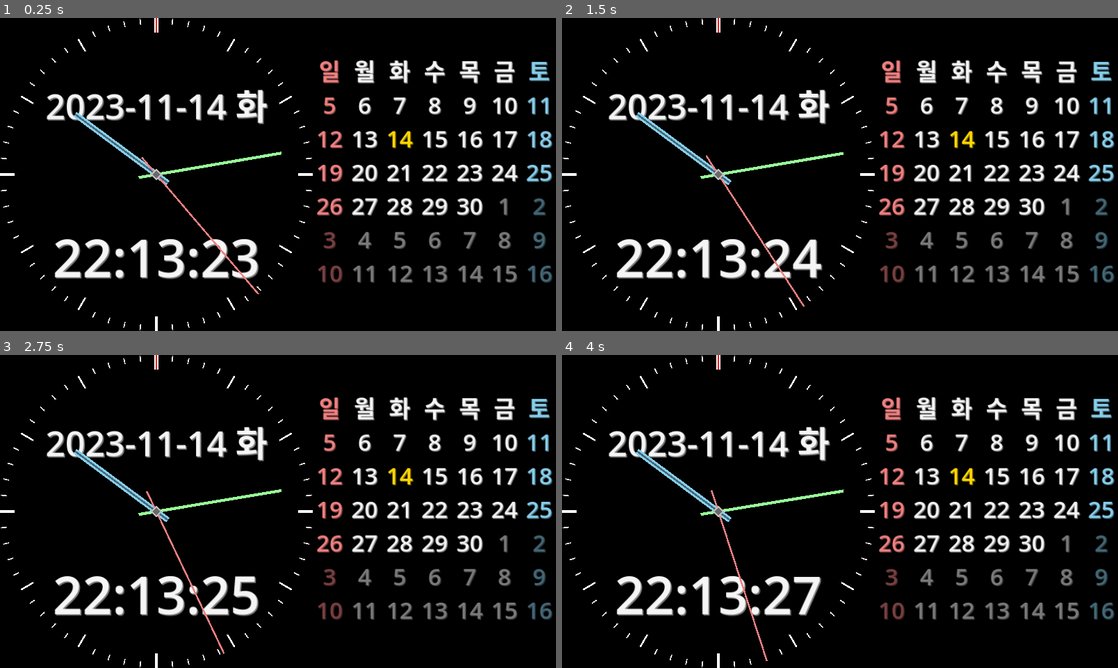
Above: before the commit, frames 1-4 (two rows, left to right).
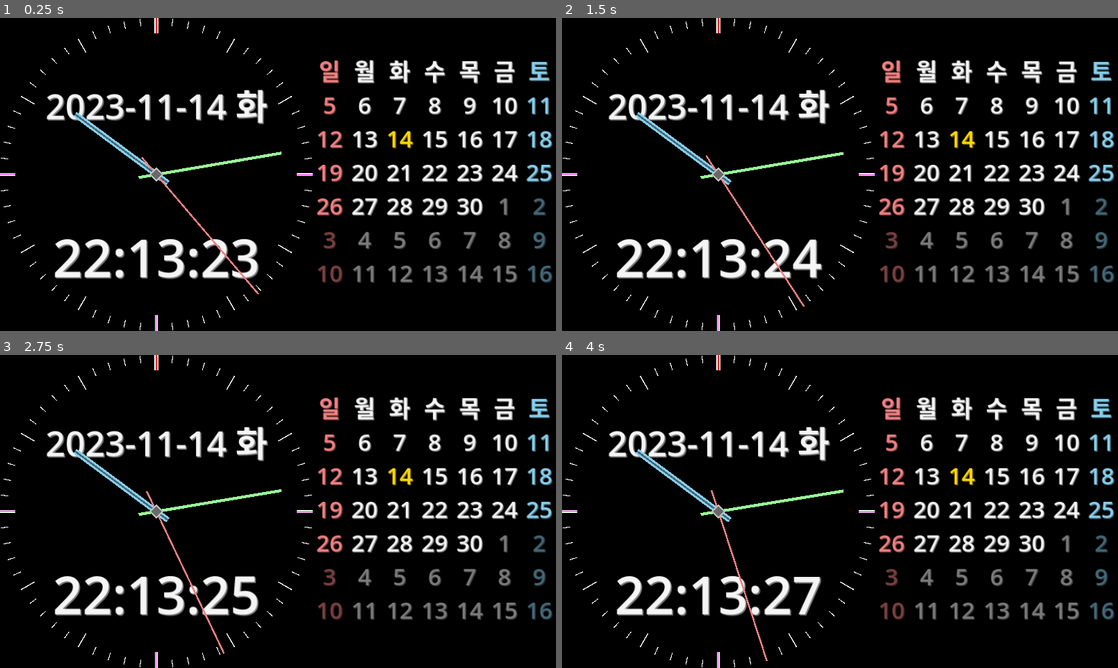
Above: after the commit, the same moments.

Repository: kasworld/gd4analogclockcal
Game: Godot game, scene res://main.tscn
Two runs of this game, one before a commit and one after it. Both use one fixed random seed, a clock stepped at 60 frames per second and the inputs below.
Inputs:
- Up to frame 1 (0.25 s): no input
- Up to frame 2 (1.5 s): no input
- Up to frame 3 (2.75 s): no input
- Up to frame 4 (4 s): no input

The runs differ from the first frame. In frame 1, 0.2% of the frame differs, in the area x 0-57%, y 0-100%; in frame 2, 0.2%; in frame 3, 0.2%; in frame 4, 0.2%.

Commit message:
size rate clock_R

Diff:
--- a/analog_clock.gd
+++ b/analog_clock.gd
@@ -1,12 +1,48 @@
 extends Node2D
+
+#var vp_size :Vector2
+var clock_R : float
+var HourHand :ColorRect
+var HourHand2 :ColorRect
+var MinuteHand :ColorRect
+var SecondHand :ColorRect
+
+# Called when the node enters the scene tree for the first time.
+func _ready() -> void:
+	var vp_size = get_viewport_rect().size
+	clock_R = vp_size.y / 2
+
+	for i in range(0,60):
+		if i == 0:
+			add_child(new_clock_face(Color.WHITE, minute2rad(i), clock_R/40, clock_R/10))
+			add_child(new_clock_face(Color.RED, minute2rad(i), clock_R/100, clock_R/10))
+		elif i % 15 ==0:
+			add_child(new_clock_face(Color.WHITE, minute2rad(i), clock_R/50, clock_R/10))
+			add_child(new_clock_face(Color.MAGENTA, minute2rad(i), clock_R/200, clock_R/10))
+		elif i % 5 == 0 :
+			add_child(new_clock_face(Color.WHITE, minute2rad(i), clock_R/150, clock_R/10))
+		else :
+			add_child(new_clock_face(Color.WHITE, minute2rad(i), clock_R/200, clock_R/20))
+
+	HourHand = clock_hand(Global.HandDict.hour)
+	add_child(HourHand)
+	HourHand2 = clock_hand(Global.HandDict.hour2)
+	add_child(HourHand2)
+	MinuteHand = clock_hand(Global.HandDict.minute)
+	add_child(MinuteHand)
+	SecondHand = clock_hand(Global.HandDict.second)
+	add_child(SecondHand)
+
+	add_child(new_clock_center(Color.GRAY, PI/4, clock_R/15))
+	add_child(new_clock_center(Color.DIM_GRAY, PI/4, clock_R/20))
 
 func new_clock_face(co :Color, rad :float, w , l )->ColorRect:
 	var cr = ColorRect.new()
 	cr.color = co
 	cr.size = Vector2(w, l)
-	cr.position = Vector2(540-w/2, 0) - Vector2(540,540)
+	cr.position = Vector2(clock_R-w/2, 0) - Vector2(clock_R,clock_R)
 	cr.rotation = rad
-	cr.pivot_offset = Vector2(w/2,540)
+	cr.pivot_offset = Vector2(w/2,clock_R)
 	return cr
 
 func clock_hand(dict :Dictionary)->ColorRect:
@@ -25,41 +61,8 @@
 	cr.size = Vector2(r, r)
 	cr.position = Vector2(0, 0) - Vector2(r/2,r/2)
 	cr.rotation = rad
-	cr.pivot_offset = Vector2(r/2,r/2) #- Vector2(540,540)
+	cr.pivot_offset = Vector2(r/2,r/2)
 	return cr
-
-
-var HourHand :ColorRect
-var HourHand2 :ColorRect
-var MinuteHand :ColorRect
-var SecondHand :ColorRect
-
-# Called when the node enters the scene tree for the first time.
-func _ready() -> void:
-
-	for i in range(0,60):
-		if i == 0:
-			add_child(new_clock_face(Color.WHITE, minute2rad(i), 14, 50))
-			add_child(new_clock_face(Color.RED, minute2rad(i), 4, 50))
-		elif i % 15 ==0:
-			add_child(new_clock_face(Color.WHITE, minute2rad(i), 10, 50))
-			add_child(new_clock_face(Color.MAGENTA, minute2rad(i), 2, 50))
-		elif i % 5 == 0 :
-			add_child(new_clock_face(Color.WHITE, minute2rad(i), 6, 50))
-		else :
-			add_child(new_clock_face(Color.WHITE, minute2rad(i), 4, 20))
-
-	HourHand = clock_hand(Global.HandDict.hour)
-	add_child(HourHand)
-	HourHand2 = clock_hand(Global.HandDict.hour2)
-	add_child(HourHand2)
-	MinuteHand = clock_hand(Global.HandDict.minute)
-	add_child(MinuteHand)
-	SecondHand = clock_hand(Global.HandDict.second)
-	add_child(SecondHand)
-
-	add_child(new_clock_center(Color.GRAY, PI/4, 30))
-	add_child(new_clock_center(Color.DIM_GRAY, PI/4, 20))
 
 # Called every frame. 'delta' is the elapsed time since the previous frame.
 func _process(_delta: float) -> void:
